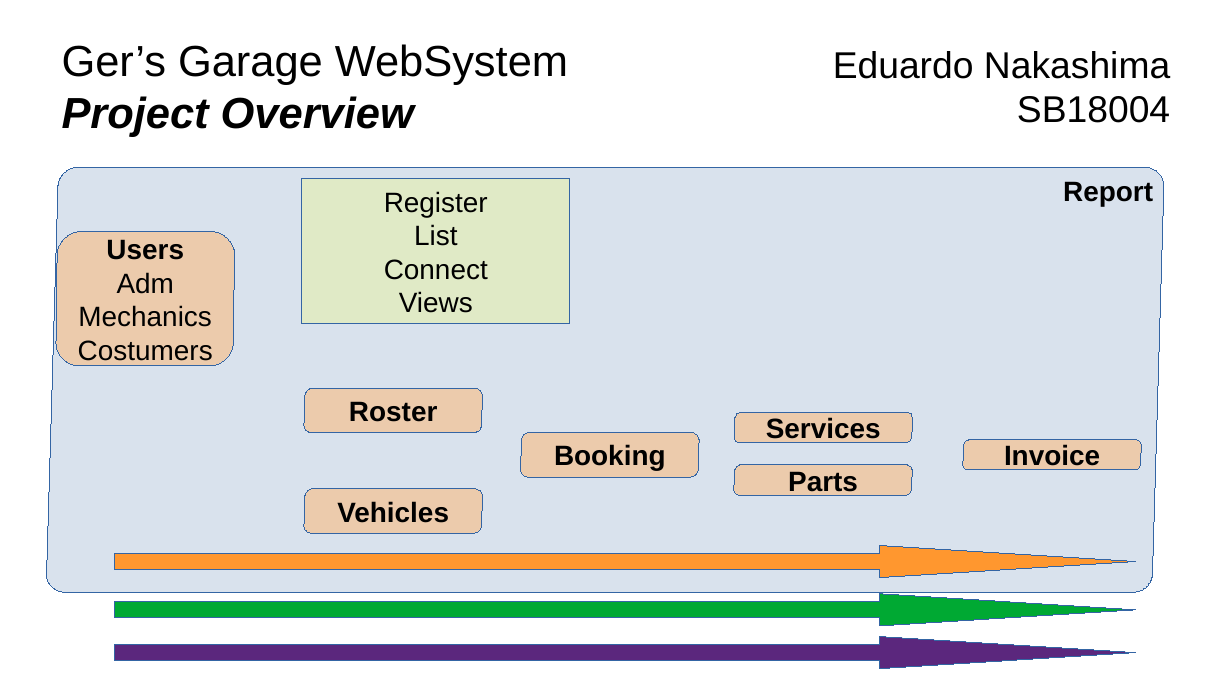
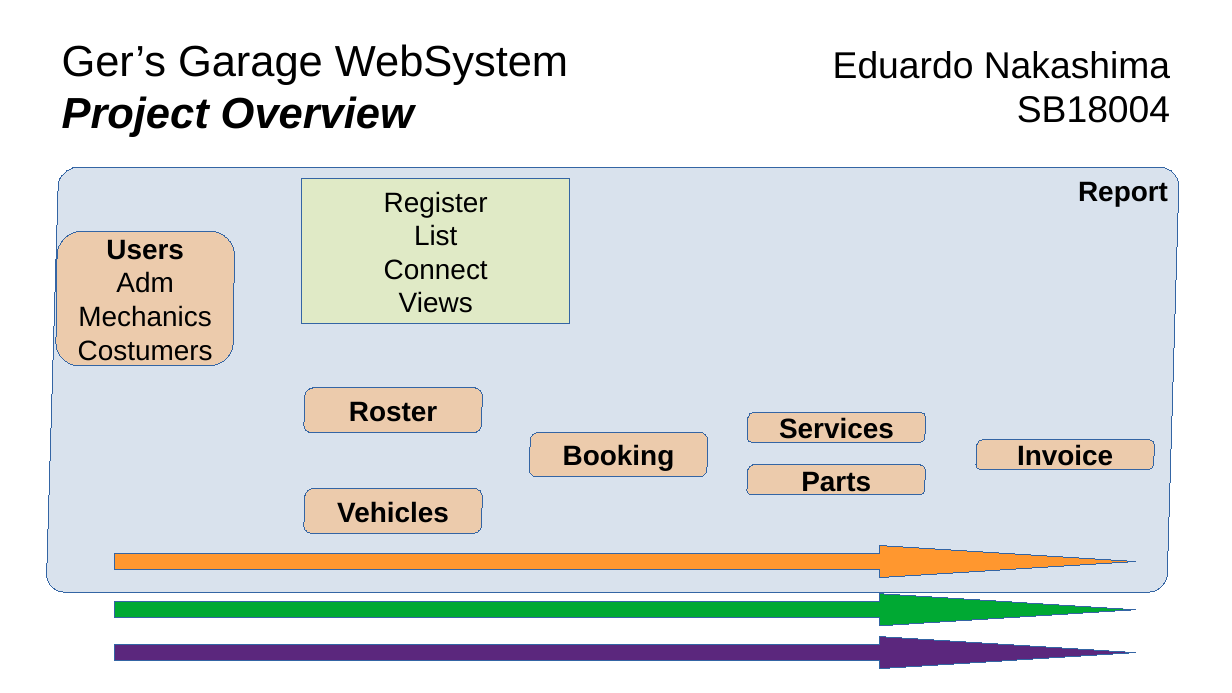
Before and after one commit to eduardokzn/GerGarage, a slide deck: slide 2 of ProjectDocs/Final Presentation.pptx. Drawn at 1232x693 pixels with LibreOffice and Linux fonts; fonts in the diff are those of the drawing. Boxes give left, top, right and bottom in pixels: in the first picture for what was removed or moved away, otherwise in the second. Text is boxed around its words. In the diff, an @@ line names an element or a change of style, - is before the commit and + after.

```diff
--- a/ProjectDocs/Final Presentation.pptx
+++ b/ProjectDocs/Final Presentation.pptx
@@ freeform shape "Report" resized from (x1=47, y1=168, x2=1165, y2=593) to (x1=47, y1=168, x2=1181, y2=593) @@
@@ freeform shape "Services" moved from (x1=735, y1=413, x2=913, y2=443) to (x1=748, y1=413, x2=927, y2=443) @@
@@ freeform shape "Booking" moved from (x1=521, y1=433, x2=700, y2=477) to (x1=530, y1=433, x2=709, y2=477) @@
@@ freeform shape "Invoice" moved from (x1=963, y1=439, x2=1141, y2=470) to (x1=976, y1=439, x2=1155, y2=470) @@
@@ freeform shape "Parts" moved from (x1=735, y1=465, x2=913, y2=495) to (x1=747, y1=465, x2=926, y2=495) @@
```
Also in this commit, not shown: 1 other slide changed, 4 other files.
